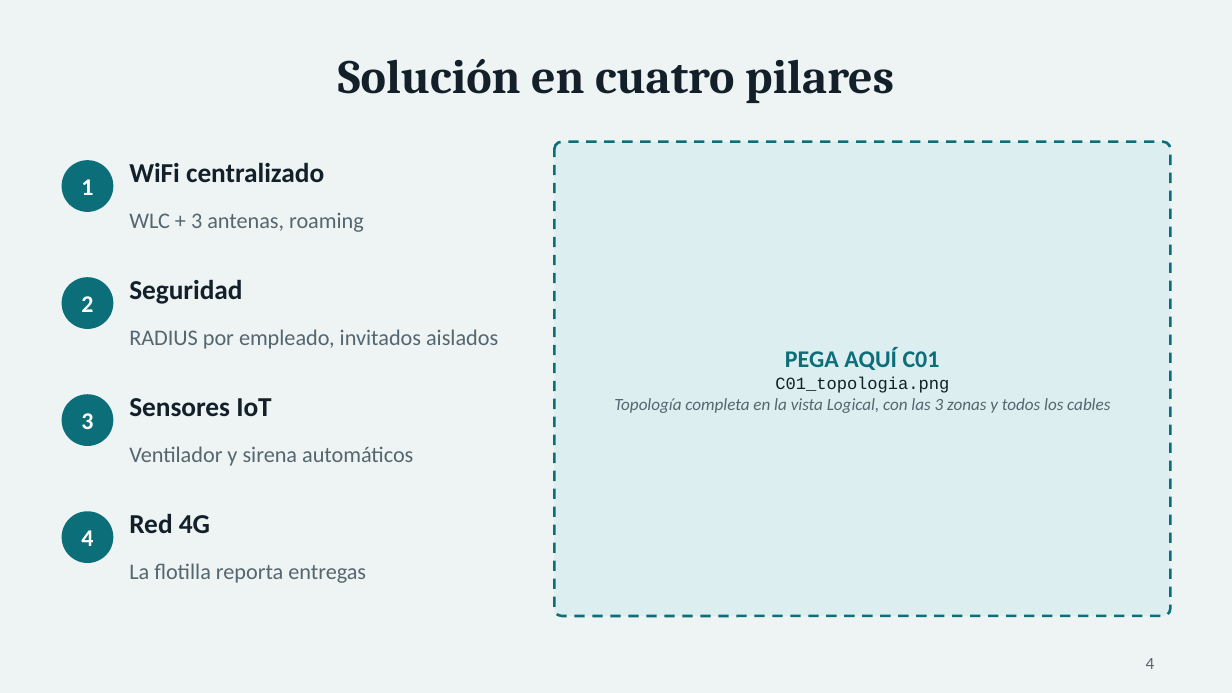
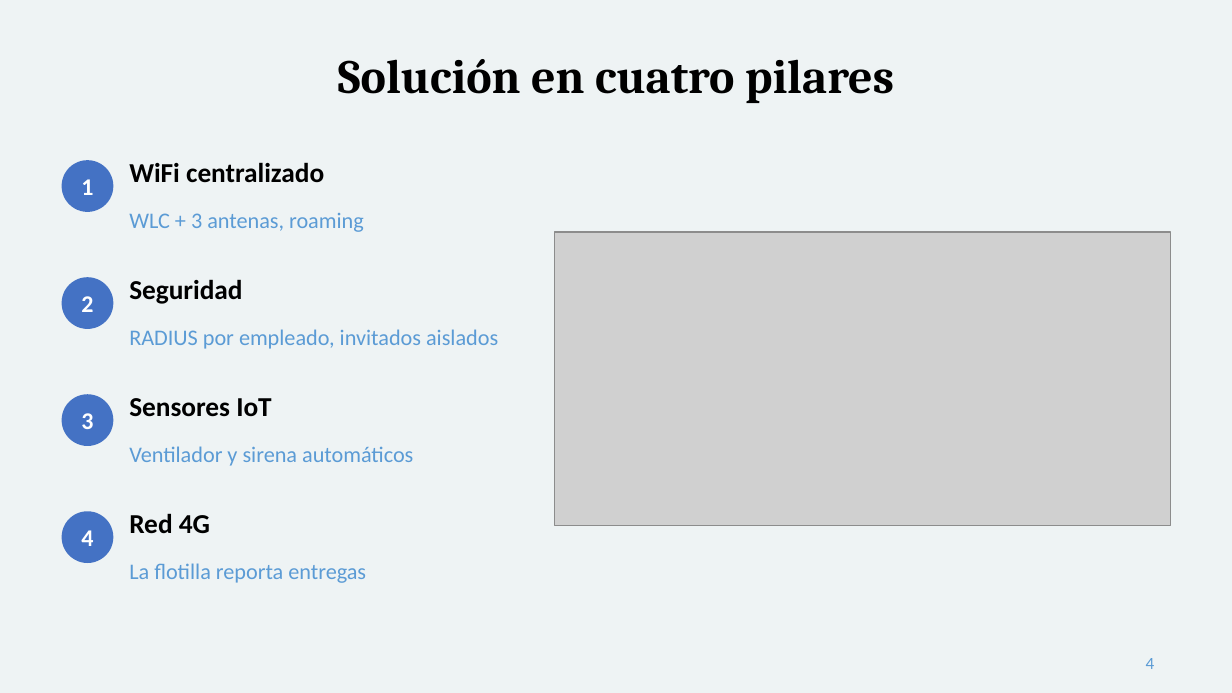
Before and after one commit to USX22/inalambricreds2, a slide deck: slide 4 of entregables/Presentacion_InnovaLogistics.pptx. Drawn at 1232x693 pixels with LibreOffice and Linux fonts; fonts in the diff are those of the drawing; grey boxes stand for pictures. Boxes give left, top, right and bottom in pixels: in the first picture for what was removed or moved away, otherwise in the second. Text is boxed around its words. In the diff, an @@ line names an element or a change of style, - is before the commit and + after.

```diff
--- a/entregables/Presentacion_InnovaLogistics.pptx
+++ b/entregables/Presentacion_InnovaLogistics.pptx
@@ rounded rectangle removed at box(554, 142, 1170, 616) @@
@@ picture added at box(554, 232, 1170, 526) @@
@@ text removed at box(614, 347, 1110, 413) @@
-PEGA AQUÍ C01
-C01_topologia.png
-Topología completa en la vista Logical, con las 3 zonas y todos los cables
@@ text colour #132029 to #000000 in 5 elements at box(338, 59, 894, 103), box(129, 162, 324, 183), box(129, 279, 242, 304), box(129, 398, 271, 417), box(129, 513, 210, 534) @@
@@ fill #0B6E78 to #4472C4 in 4 elements at box(62, 160, 113, 212), box(62, 277, 113, 329), box(62, 394, 113, 446), box(62, 511, 113, 563) @@
@@ text colour #55666F to #5B9BD5 in 5 elements at box(129, 213, 364, 232), box(129, 329, 498, 349), box(129, 446, 413, 466), box(129, 563, 366, 583), box(1146, 658, 1155, 669) @@
```
Also in this commit, not shown: 13 other slides changed, 3 other files.
